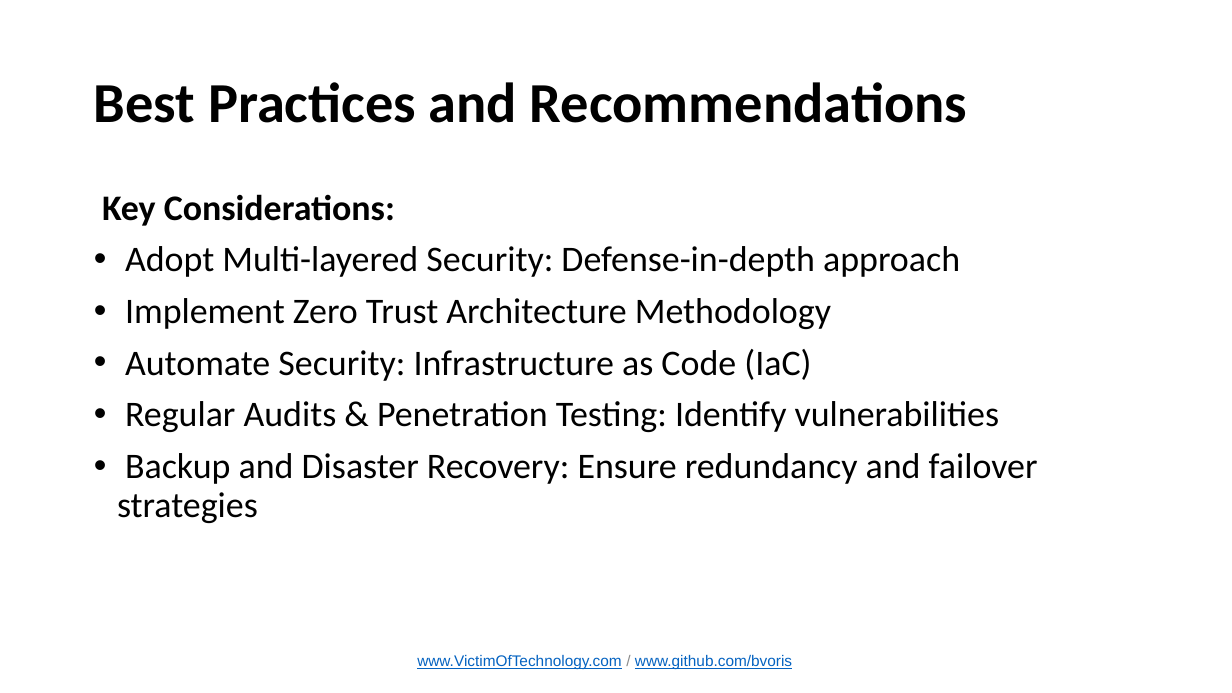
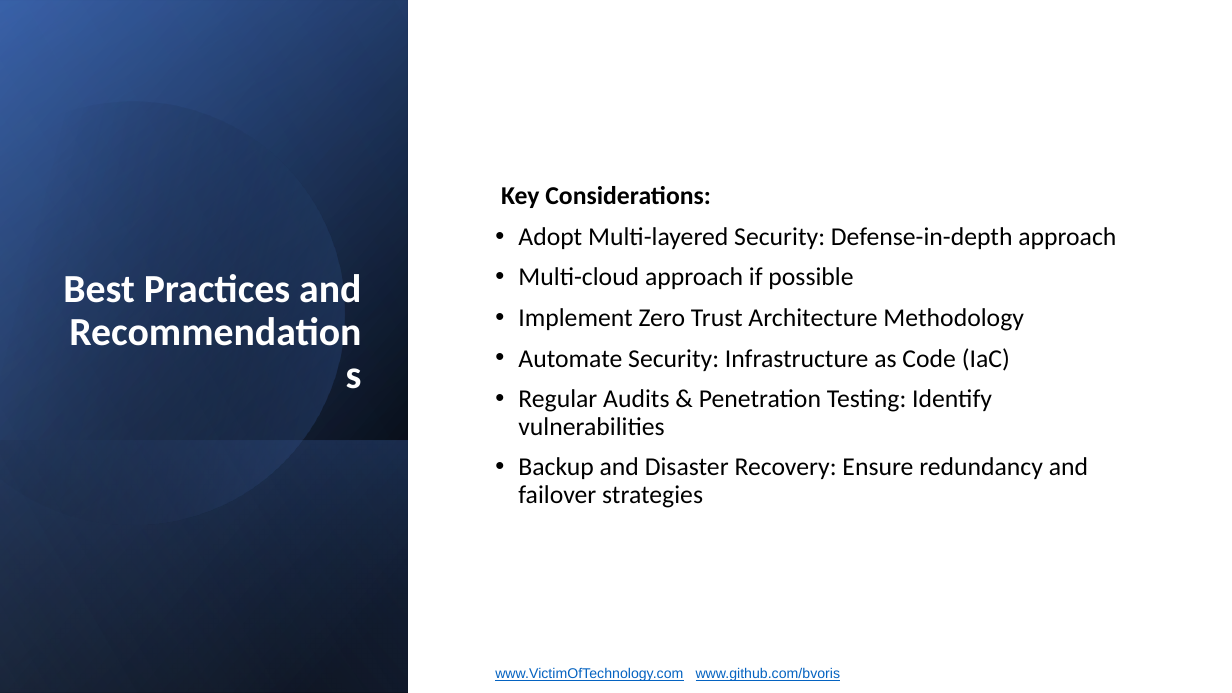
Before and after one commit to bvoris/InfraGardPresentation, a slide deck: slide 10 of InfraGard April Chapter Meeting Cloud Security.pptx. Drawn at 1232x693 pixels with LibreOffice and Linux fonts; fonts in the diff are those of the drawing. Boxes give left, top, right and bottom in pixels: in the first picture for what was removed or moved away, otherwise in the second. Text is boxed around its words. In the diff, an @@ line names an element or a change of style, - is before the commit and + after.

```diff
--- a/InfraGard April Chapter Meeting Cloud Security.pptx
+++ b/InfraGard April Chapter Meeting Cloud Security.pptx
@@ rectangle added at (0, 0, 1232, 693), fill #FFFFFF @@
@@ rectangle added at (0, 0, 409, 693), fill gradient #000000 to #2F5597 @@
@@ rectangle added at (0, 1, 409, 693), fill gradient #000000 to #4472C4 @@
@@ rectangle added at (0, 0, 409, 692), fill gradient #000000 to #8FAADC @@
@@ freeform shape added at (0, 52, 395, 567), fill gradient #000000 to #4472C4 @@
@@ title "Best Practices and Recommendations": place and size @@
-title "Best Practices and Recommendations" at (94, 82, 967, 123)
+title "Best Practices and Recommendations" at (63, 274, 361, 303)
@@ title "Best Practices and Recommendations" at (63, 274, 361, 303): size 44 to 31 pt, text colour #000000 to #FFFFFF; alignment left to right; vertical alignment middle to bottom @@
@@ text "Key Considerations:": place and size @@
-text "Key Considerations:" at (102, 194, 1038, 523)
+text "Key Considerations:" at (501, 186, 1116, 508)
@@ text "Key Considerations:" at (501, 186, 1116, 508): vertical alignment top to middle @@
@@ text at (501, 186, 1116, 508): size 28 to 20 pt @@
@@ text at (518, 267, 853, 289): paragraph added @@
+• Multi-cloud approach if possible
@@ rectangle added at (0, 440, 409, 693), fill gradient #4472C4 to #000000 @@
@@ text "www.VictimOfTechnology.com / www.github.com/bvoris": place and size @@
-text "www.VictimOfTechnology.com / www.github.com/bvoris" at (417, 655, 792, 669)
+text "www.VictimOfTechnology.com / www.github.com/bvoris" at (495, 667, 841, 681)
@@ text "www.VictimOfTechnology.com / www.github.com/bvoris" at (495, 667, 841, 681): size 12 to 11 pt; text colour #8C8C8C to #FFFFFF in "/"; alignment centre to left; more space between paragraphs @@
```
Also in this commit, not shown: 10 other slides changed.
